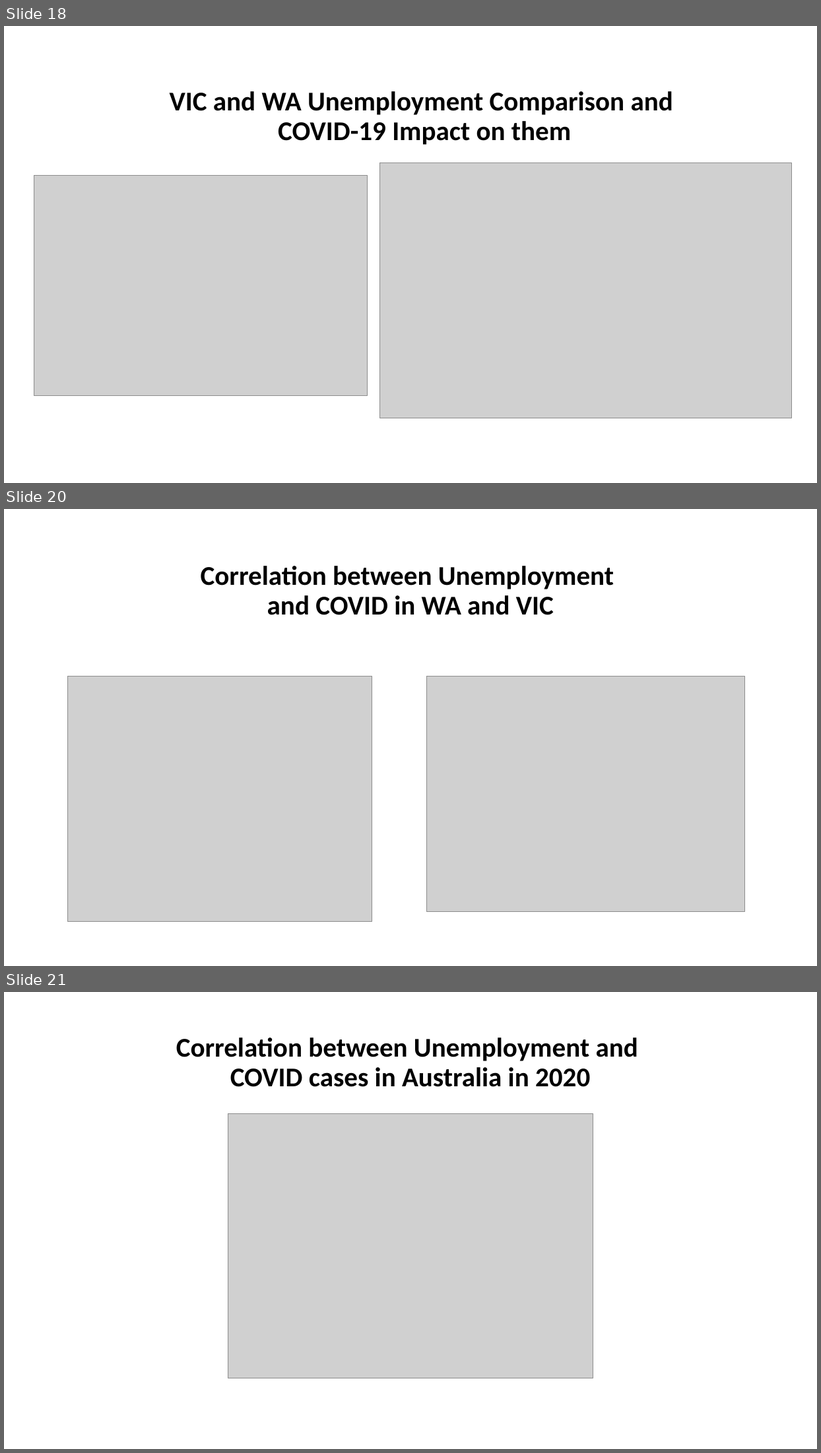
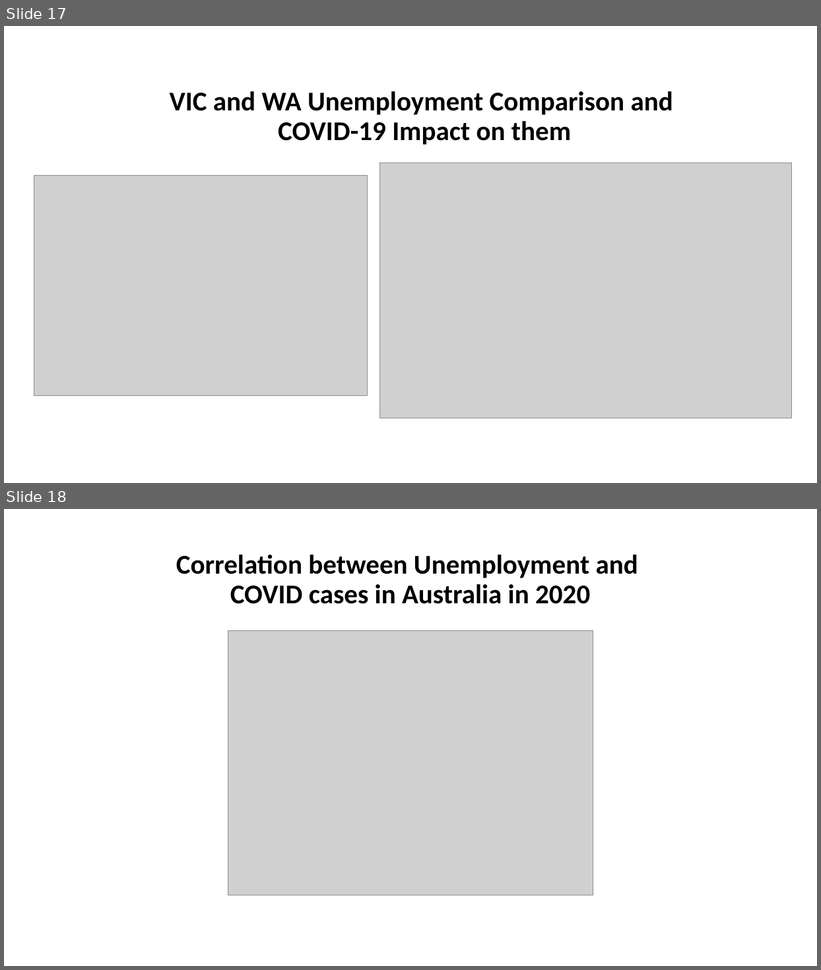
Before and after one commit to xsbaggages/Project_1, a slide deck: Project1.pptx. Shown one above the other, each under a label of ours: slides 18, 20 and 21 before the commit, slides 17 and 18 after it; the slides between them are not shown. The pictures are 821x1453 and 821x970 pixels, drawn with LibreOffice and Linux fonts; fonts in the diff are those of the drawing; grey boxes stand for pictures. Boxes give left, top, right and bottom in pixels: in the first picture for what was removed or moved away, otherwise in the second. Text is boxed around its words. In the diff, an @@ line names an element or a change of style, - is before the commit and + after.

```diff
--- a/Project1.pptx
+++ b/Project1.pptx
@@ slide 20 removed at (4, 509, 817, 966), background #FFFFFF @@
@@ title removed at (201, 566, 614, 615) @@
-Correlation between Unemployment
-and COVID in WA and VIC
@@ picture removed at (67, 676, 372, 922) @@
@@ picture removed at (426, 676, 745, 912) @@
@@ what was slide 18 is now slide 17 @@
@@ what was slide 21 is now slide 18 @@
```
Also in this commit, not shown: 2 slides changed, 4 other slides removed, 8 other files.
